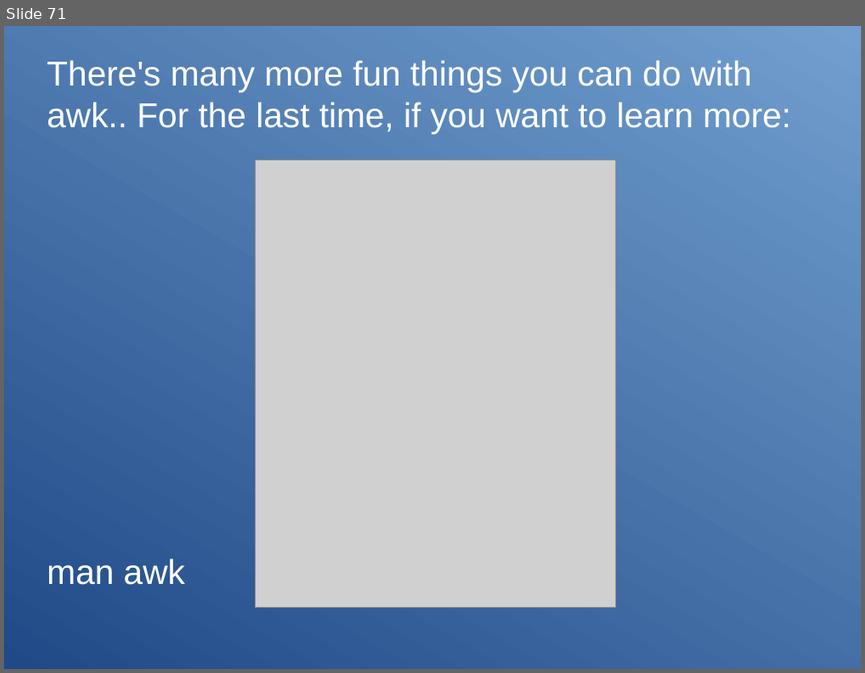
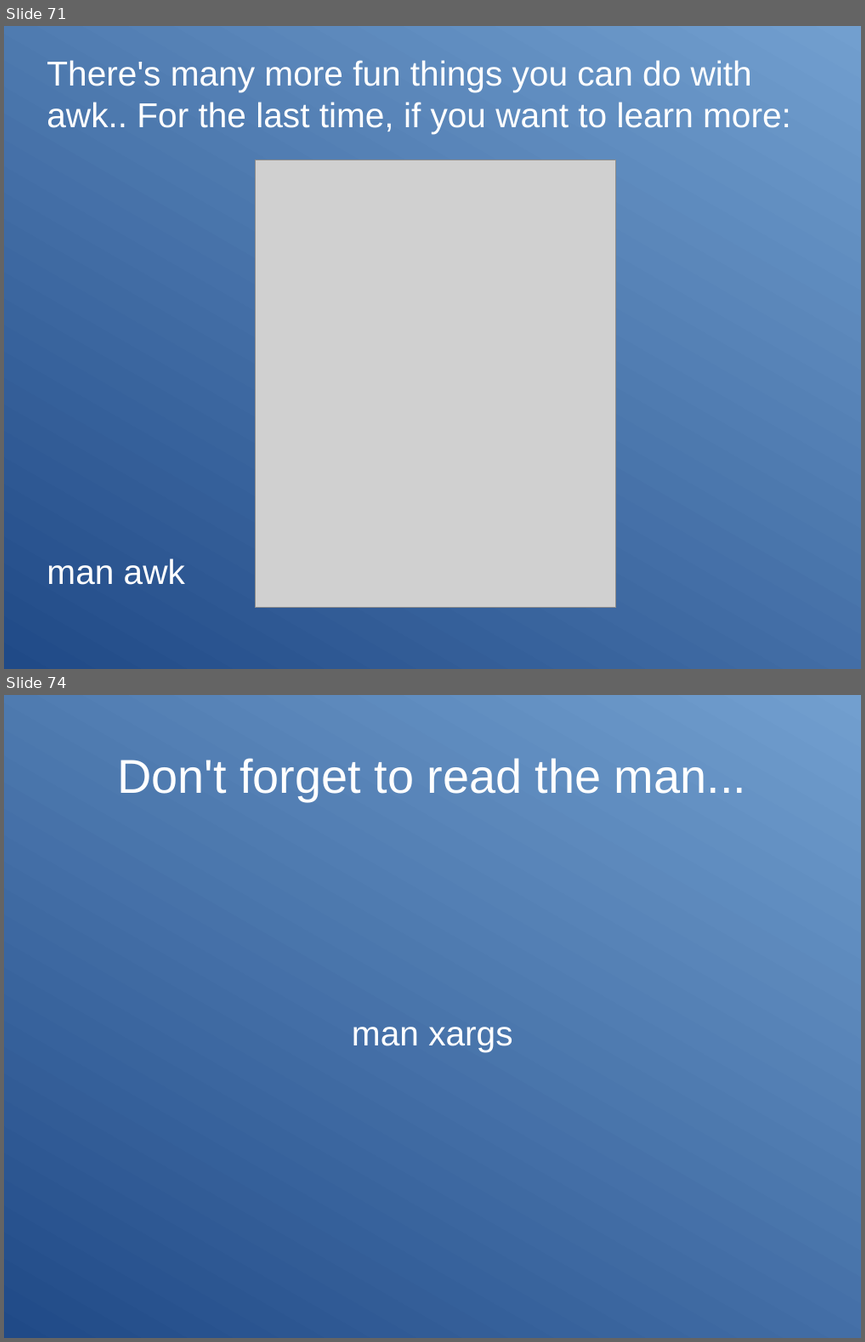
Before and after one commit to Clibre/An-introduction-to-bash, a slide deck: presentation.odp. Shown one above the other, each under a label of ours: slide 71 before the commit, slides 71 and 74 after it; the slides between them are not shown. The pictures are 865x673 and 865x1342 pixels, drawn with LibreOffice and Linux fonts; fonts in the diff are those of the drawing; grey boxes stand for pictures. Boxes give left, top, right and bottom in pixels: in the first picture for what was removed or moved away, otherwise in the second. Text is boxed around its words. In the diff, an @@ line names an element or a change of style, - is before the commit and + after.

Commit message:
ajout des slides sur xargs

```diff
--- a/presentation.odp
+++ b/presentation.odp
@@ slide 74 added at [4, 695, 861, 1338], background gradient #204A87 to #729FCF @@
@@ title added at [117, 758, 746, 801], 44 pt, text #FFFFFF @@
+Don't forget to read the man...
@@ subtitle added at [352, 1027, 512, 1052], 32 pt, text #FFFFFF @@
+man xargs
```
Also in this commit, not shown: 2 other slides added, 2 other files.
